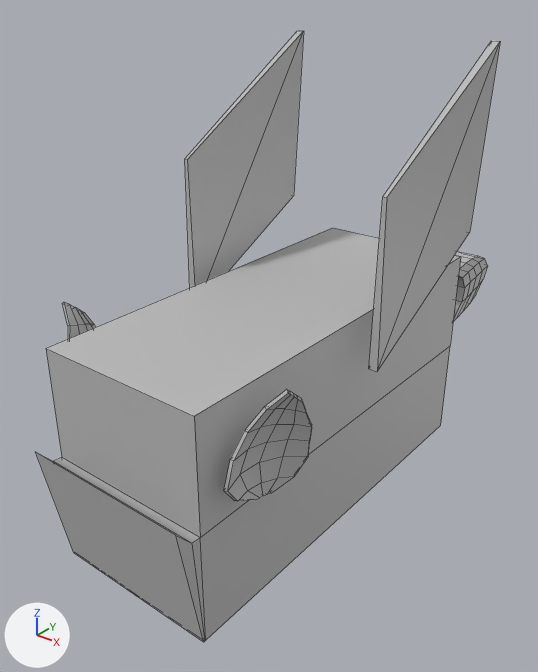
The FBX model Assets/Model/Creatures/dragon.fbx as it was, and as the next commit left it.
Both versions are drawn from a 50 mm lens placed at (2.98, -3.82, 3.65), pointed at (-0.32, 0.31, 1.1). Arrows for +X, +Y and +Z are at lower left; the lights stay in place. Mesh edges are drawn as thin lines. Where no turn or scale is listed for an object, it has been applied to the vertices.

Objects in the first picture: 'body', 'ear_l', 'ear_r', 'tailhead', 'wing_l', 'wing_r'.
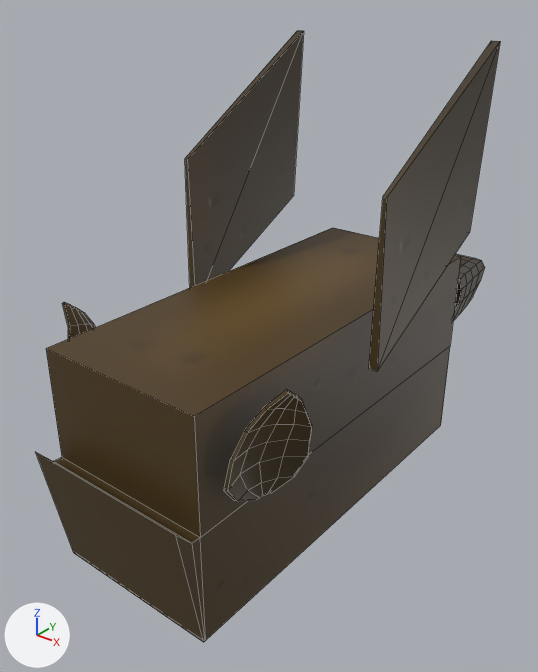
Pixel boxes [x1, y1, x2, y2] of what changed, in the pictures (538 x 672 px):
'body', recoloured (grey to brown)
    both: [36, 228, 461, 642]
'wing_l', recoloured
    both: [369, 41, 500, 371]
'wing_r', recoloured
    both: [185, 30, 304, 287]
'ear_l', recoloured (grey to brown)
    both: [224, 390, 312, 501]
'tailhead', recoloured, moved
    before: [453, 252, 488, 322]
    after: [453, 254, 485, 321]
'ear_r', recoloured (grey to brown)
    both: [62, 302, 95, 339]

The change in detail:
Picture 'dragon texture uv2.png' (img_dragon_texture_uv2_png) is new.
Material 'dragon_m' (mat_dragon_m) is new.
Its texture is img_dragon_texture_uv2_png (with its transparency).
me_mesh has 20 vertices, 18 faces and spans x -0.62..0.62, y -1.64..1.64, z -0.8..0.8.
me_mesh no longer uses material mat_lambert1 (grey #bcbcbc).
me_mesh now uses material mat_dragon_m (picture img_dragon_texture_uv2_png).
me_mesh_002 has 50 vertices, 48 faces and spans x -0.132..0.132, y -0.433..0.388, z -0.343..0.259.
me_mesh_002 no longer uses material mat_lambert1 (grey #bcbcbc).
me_mesh_002 now uses material mat_dragon_m (picture img_dragon_texture_uv2_png).
me_mesh_003 has 70 vertices, 68 faces and spans x 0.7..0.945, y -1.406..-0.841, z 0.224..0.999.
me_mesh_003 no longer uses material mat_lambert1 (grey #bcbcbc).
me_mesh_003 now uses material mat_dragon_m (picture img_dragon_texture_uv2_png).
me_mesh_006 has 8 vertices, 8 faces and spans x 0.78..0.84, y -0.02..1.32, z 0.61..2.55.
me_mesh_006 no longer uses material mat_lambert1 (grey #bcbcbc).
me_mesh_006 now uses material mat_dragon_m (picture img_dragon_texture_uv2_png).
me_mesh_005 has 8 vertices, 8 faces and spans x -0.84..-0.78, y -0.02..1.32, z 0.61..2.55.
me_mesh_005 no longer uses material mat_lambert1 (grey #bcbcbc).
me_mesh_005 now uses material mat_dragon_m (picture img_dragon_texture_uv2_png).
me_mesh_004 has 70 vertices, 68 faces and spans x -0.945..-0.7, y -1.406..-0.841, z 0.224..0.999.
me_mesh_004 no longer uses material mat_lambert1 (grey #bcbcbc).
me_mesh_004 now uses material mat_dragon_m (picture img_dragon_texture_uv2_png).
Object 'tailhead' (ob_tailhead) moves from (0.0, 3.065, 0.813) to (0.0, 2.99, 0.813).
